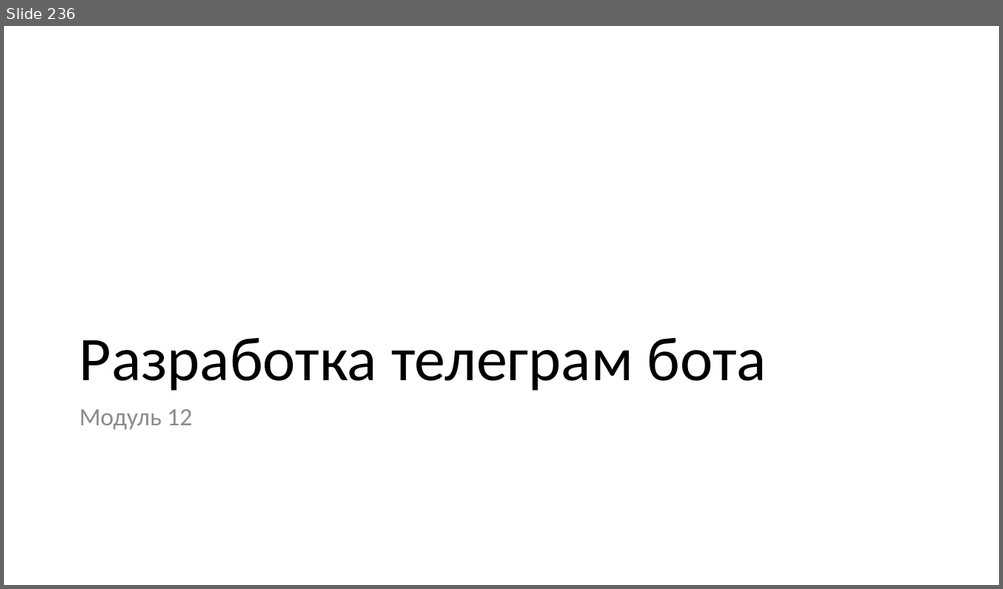
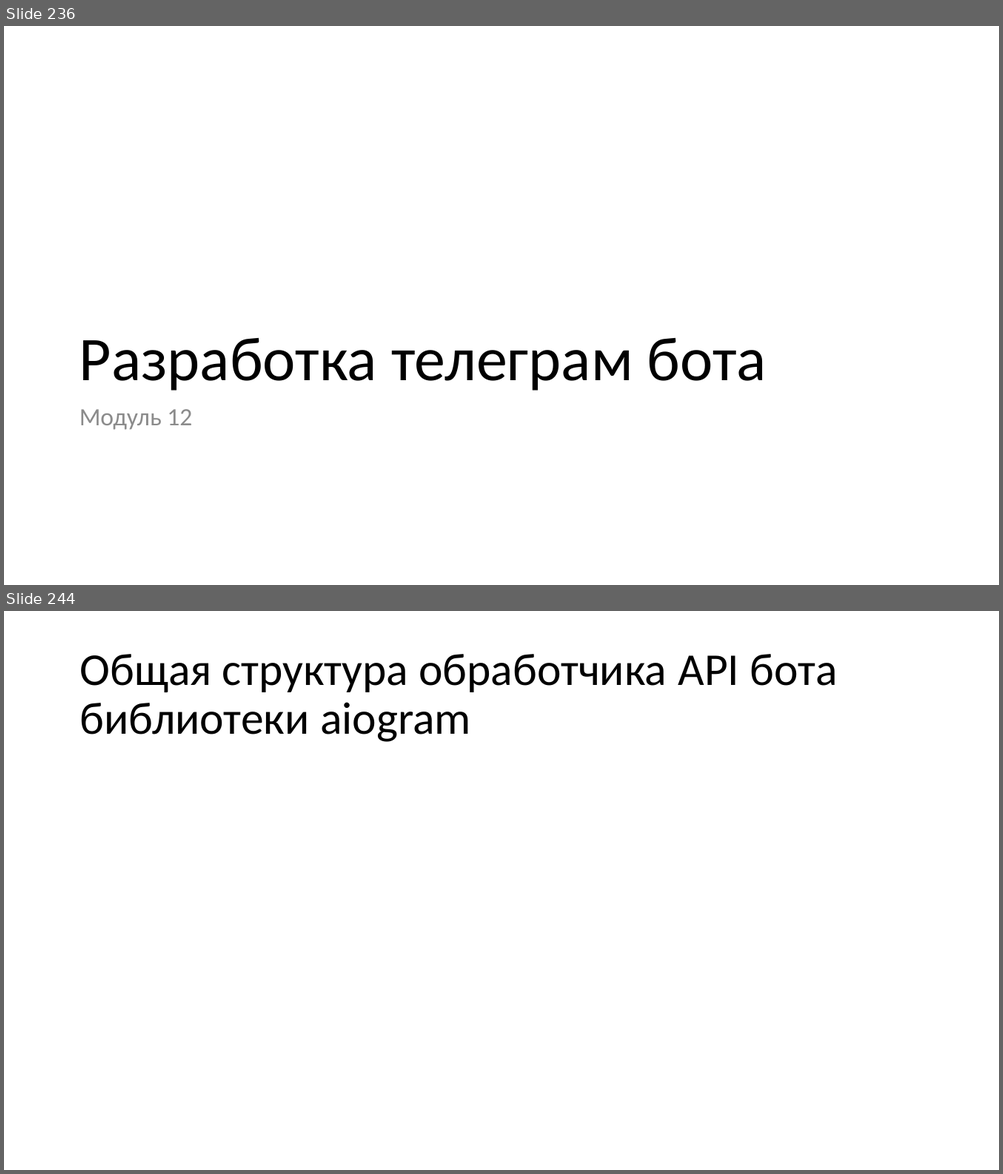
Before and after one commit to paveltsytovich/telegram-course, a slide deck: Presentation/Разработка ботов для телеграмм на Python.pptx. Shown one above the other, each under a label of ours: slide 236 before the commit, slides 236 and 244 after it; the slides between them are not shown. The pictures are 1003x589 and 1003x1174 pixels, drawn with LibreOffice and Linux fonts; fonts in the diff are those of the drawing. Boxes give left, top, right and bottom in pixels: in the first picture for what was removed or moved away, otherwise in the second. Text is boxed around its words. In the diff, an @@ line names an element or a change of style, - is before the commit and + after.

Commit message:
Описание архитектурных слоев бота

```diff
--- a/Presentation/Разработка ботов для телеграмм на Python.pptx
+++ b/Presentation/Разработка ботов для телеграмм на Python.pptx
@@ slide 244 added at (4, 611, 999, 1170), background #FFFFFF @@
@@ title added at (79, 654, 837, 742), 44 pt, text #000000 @@
+Общая структура обработчика API бота библиотеки aiogram
```
Also in this commit, not shown: 1 slide changed, 8 other slides added.
